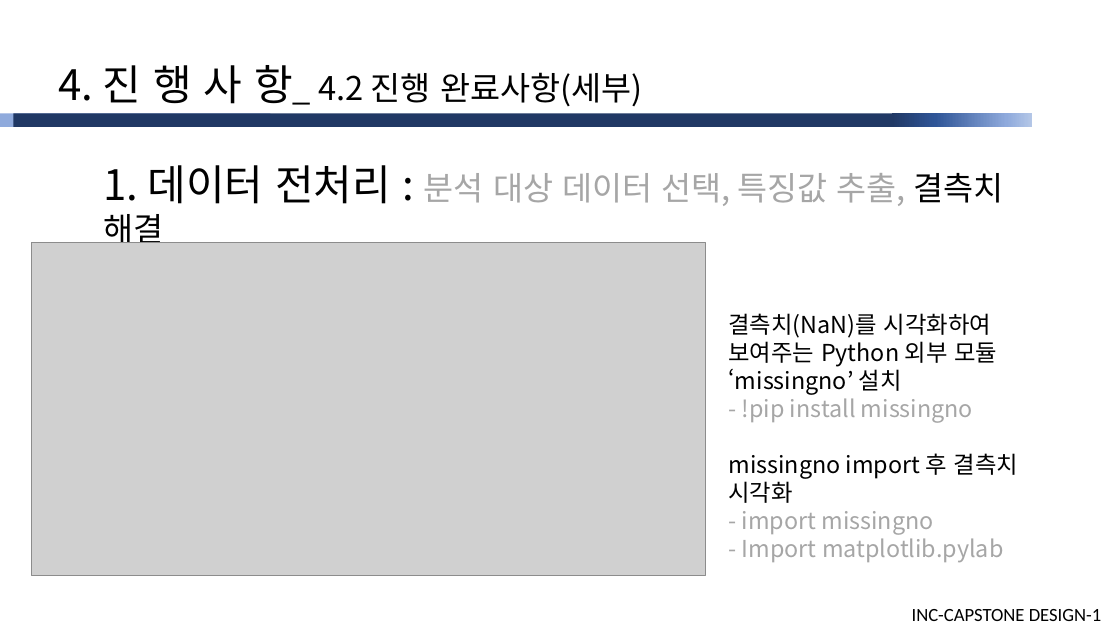
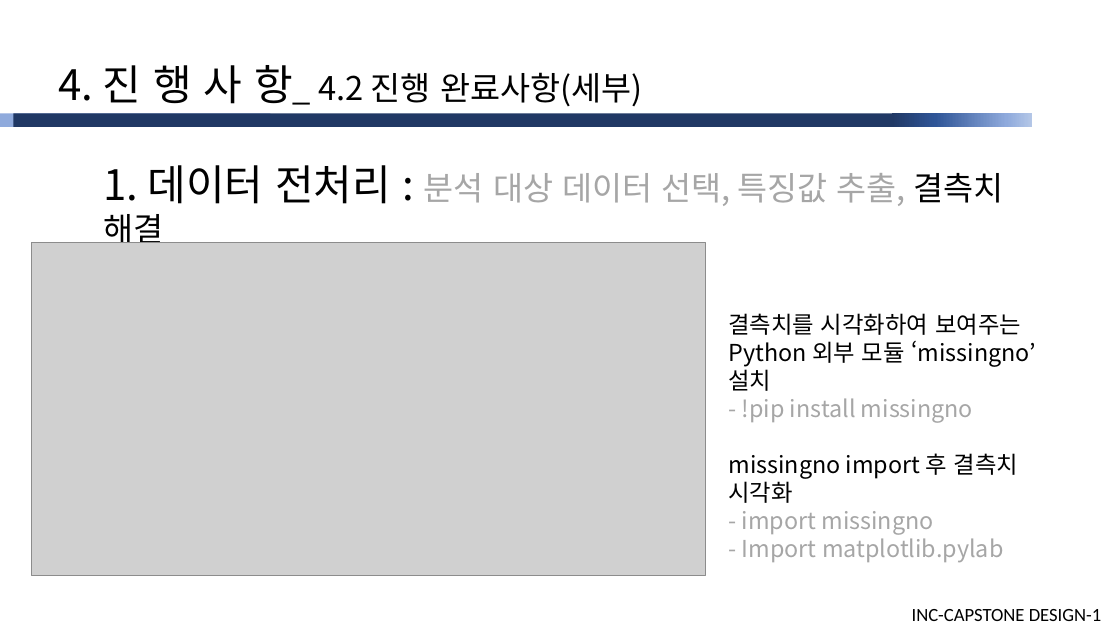
Before and after one commit to cutiecrab/CAR, a slide deck: slide 17 of 주차별 상세/10주/[피드백미반영]산학캡스톤디자인1_발표자료(10주).pptx. Drawn at 1120x630 pixels with LibreOffice and Linux fonts; fonts in the diff are those of the drawing; grey boxes stand for pictures. Boxes give left, top, right and bottom in pixels: in the first picture for what was removed or moved away, otherwise in the second. Text is boxed around its words. In the diff, an @@ line names an element or a change of style, - is before the commit and + after.

```diff
--- a/주차별 상세/10주/[피드백미반영]산학캡스톤디자인1_발표자료(10주).pptx
+++ b/주차별 상세/10주/[피드백미반영]산학캡스톤디자인1_발표자료(10주).pptx
@@ text at box(728, 313, 1036, 391): text changed @@
-결측치(NaN)를 시각화하여 보여주는 Python 외부 모듈 ‘missingno’ 설치
+결측치를 시각화하여 보여주는 Python 외부 모듈 ‘missingno’ 설치
```
Also in this commit, not shown: 8 other slides changed, 15 other files.
